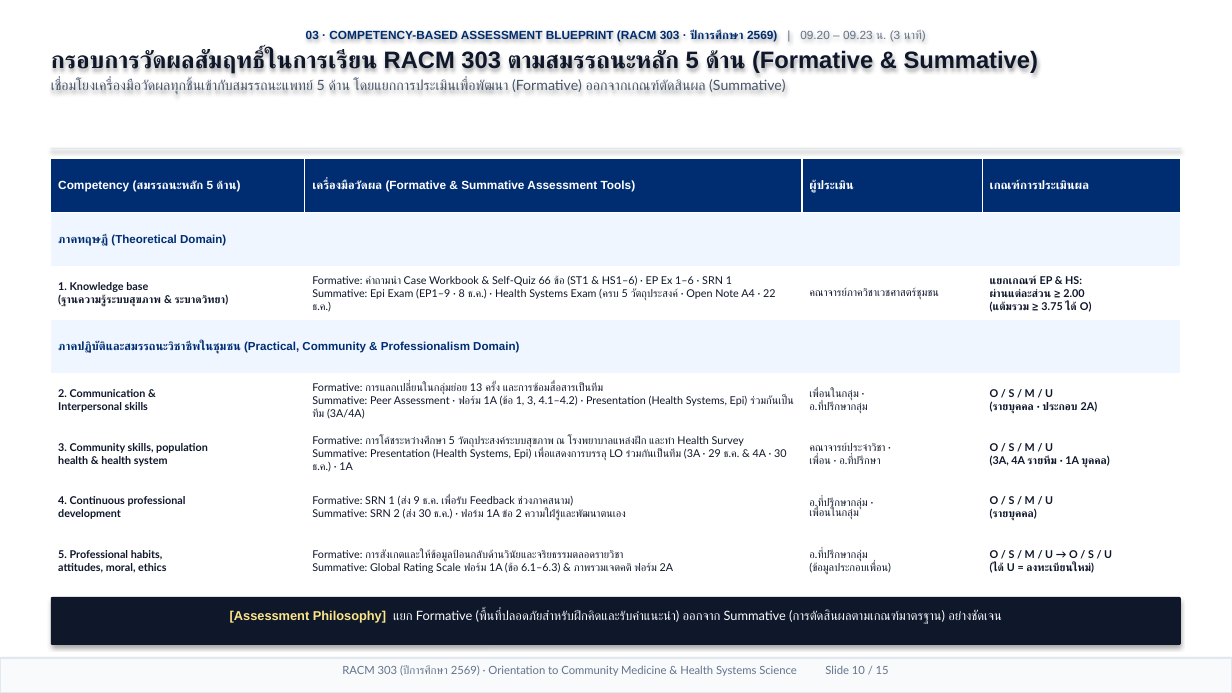
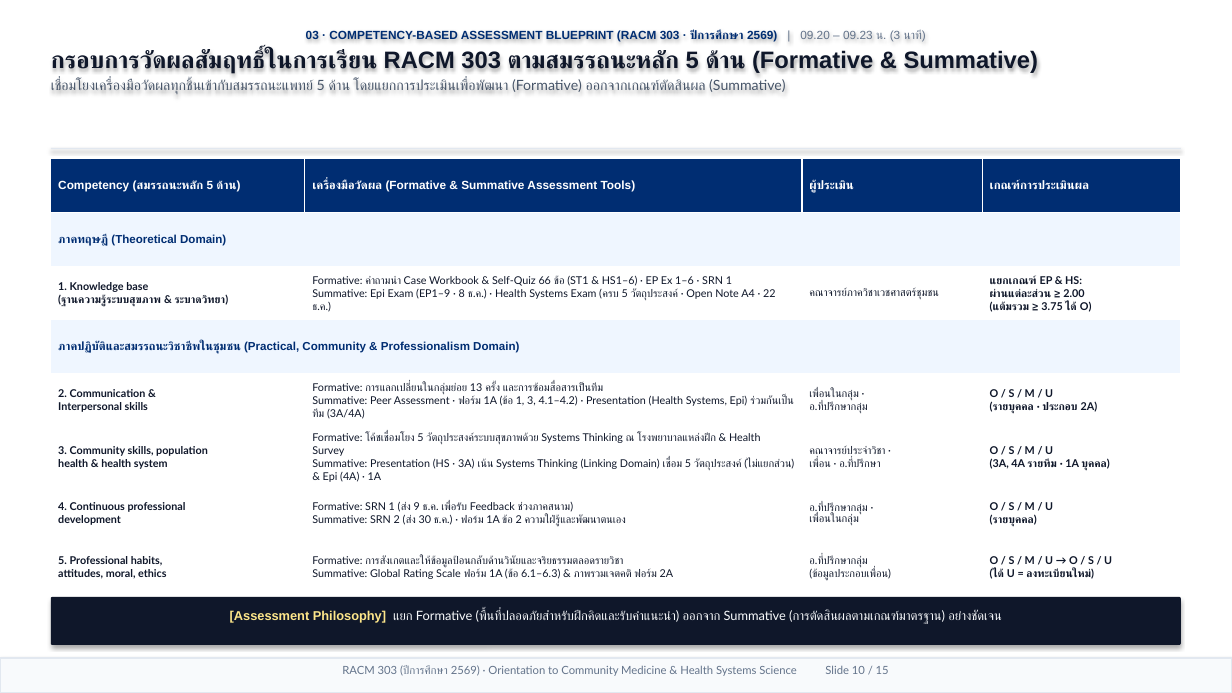
Before and after one commit to smartwoo/racm303-2569, a slide deck: slide 10 of exports/pptx/RACM303_2569_Orientation_Slides.pptx. Drawn at 1232x693 pixels with LibreOffice and Linux fonts; fonts in the diff are those of the drawing. Boxes give left, top, right and bottom in pixels: in the first picture for what was removed or moved away, otherwise in the second. Text is boxed around its words. In the diff, an @@ line names an element or a change of style, - is before the commit and + after.

```diff
--- a/exports/pptx/RACM303_2569_Orientation_Slides.pptx
+++ b/exports/pptx/RACM303_2569_Orientation_Slides.pptx
@@ table at bbox=[51, 159, 1181, 588] @@
-row 6, column 2: Formative: การโค้ชระหว่างศึกษา 5 วัตถุประสงค์ระบบสุขภาพ ณ โรงพยาบาลแหล่งฝึก และทำ Health Survey Summative: Presentation (Health Systems, Epi) เพื่อแสดงการบรรลุ LO ร่วมกันเป็นทีม (3A · 29 ธ.ค. & 4A · 30 ธ.ค.) · 1A
+row 6, column 2: Formative: โค้ชเชื่อมโยง 5 วัตถุประสงค์ระบบสุขภาพด้วย Systems Thinking ณ โรงพยาบาลแหล่งฝึก & Health Survey Summative: Presentation (HS · 3A) เน้น Systems Thinking (Linking Domain) เชื่อม 5 วัตถุประสงค์ (ไม่แยกส่วน) & Epi (4A) · 1A
```
Also in this commit, not shown: 6 other slides changed, 5 other files.
